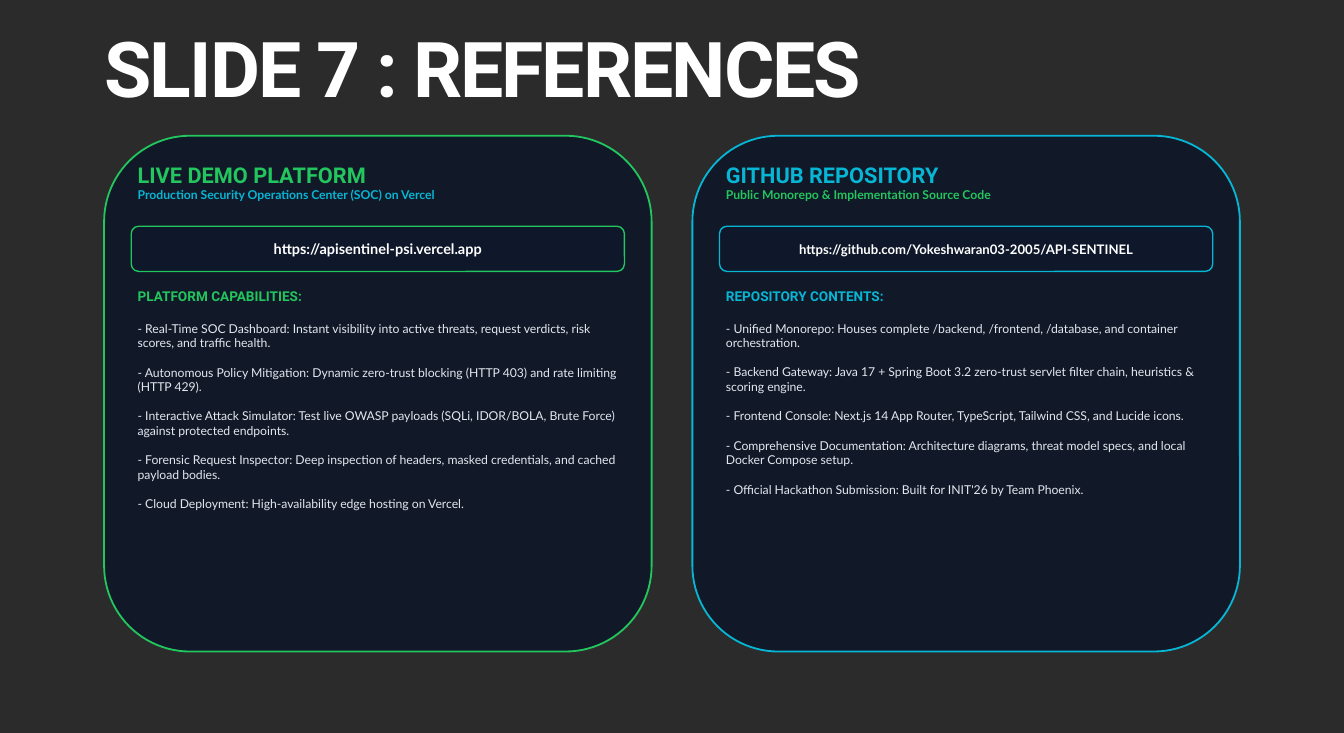
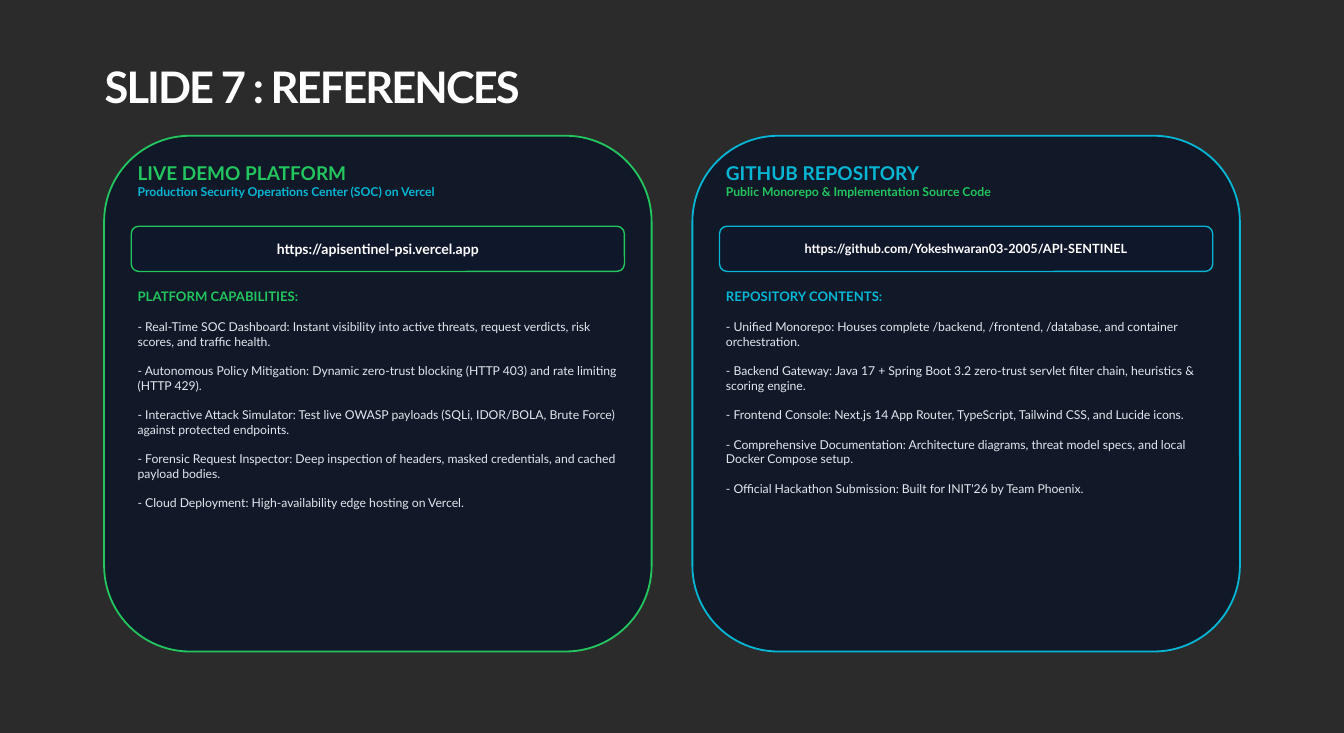
Before and after one commit to Yokeshwaran03-2005/API-SENTINEL, a slide deck: slide 8 of Team_Phoenix_INIT26_Presentation.pptx. Drawn at 1344x733 pixels with LibreOffice and Linux fonts; fonts in the diff are those of the drawing; background and template pictures are left out; a plain dark background stands for a picture behind light text. Boxes give left, top, right and bottom in pixels: in the first picture for what was removed or moved away, otherwise in the second. Text is boxed around its words. In the diff, an @@ line names an element or a change of style, - is before the commit and + after.

Commit message:
fix(presentation): replace missing Antonio font with universal Segoe UI to fix text squishing in PowerPoint

```diff
--- a/Team_Phoenix_INIT26_Presentation.pptx
+++ b/Team_Phoenix_INIT26_Presentation.pptx
@@ text "SLIDE 7 : REFERENCES" at [105,71,520,104]: size 85 to 48 pt, font Roboto to Lato @@
@@ text at [138,166,346,180]: size 24 to 21 pt, font Roboto to Lato in "LIVE DEMO PLATFORM" @@
@@ text at [726,166,920,180]: size 24 to 21 pt, font Roboto to Lato in "GITHUB REPOSITORY" @@
@@ rounded rectangle "https://apisentinel-psi.vercel.app" at [131,226,624,271]: size 16 to 15.5 pt @@
@@ rounded rectangle "https://github.com/Yokeshwaran03-2005/API-SENTINEL" at [720,226,1213,271]: size 14.5 to 14 pt @@
@@ text at [138,291,299,301]: size 15 to 14.5 pt, font Roboto to Lato in "PLATFORM CAPABILITIES:" @@
@@ text at [726,291,882,301]: size 15 to 14.5 pt, font Roboto to Lato in "REPOSITORY CONTENTS:" @@
```
Also in this commit, not shown: 7 other slides changed, 2 other files.
